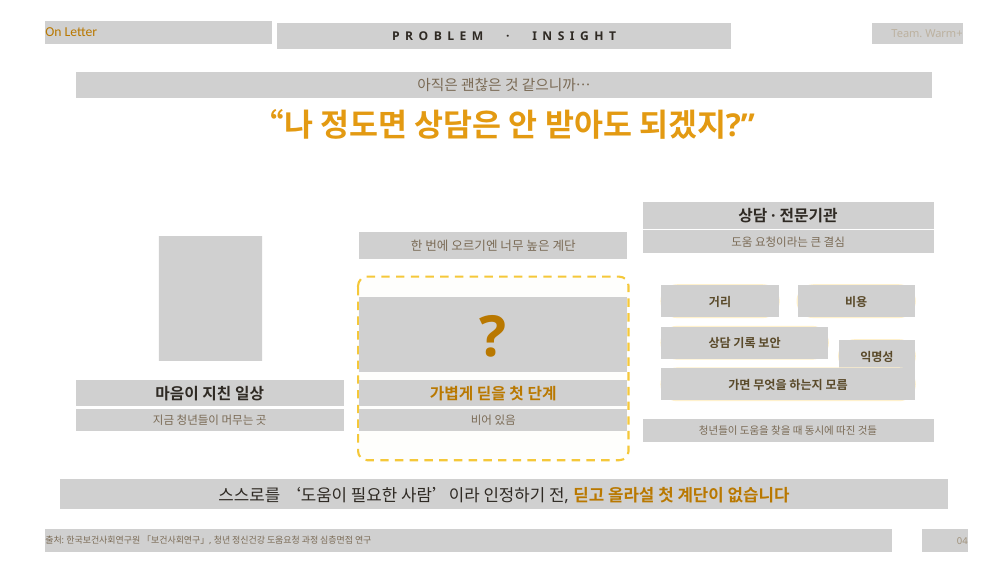
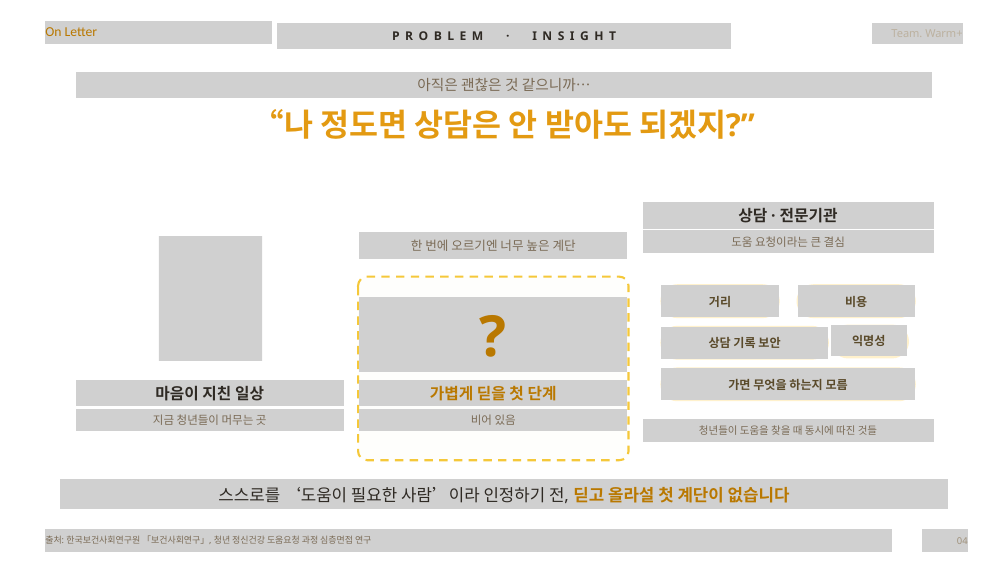
Before and after one commit to CSID-DGU/2026-2-OSSProj-Warmplus-05, a slide deck: slide 4 of Doc/1_2_OSSProj_05_웜플러스_수행계획발표자료.pptx. Drawn at 1008x567 pixels with LibreOffice and Linux fonts; fonts in the diff are those of the drawing; grey boxes stand for pictures; background and template pictures are left out. Boxes give left, top, right and bottom in pixels: in the first picture for what was removed or moved away, otherwise in the second. Text is boxed around its words. In the diff, an @@ line names an element or a change of style, - is before the commit and + after.

```diff
--- a/Doc/1_2_OSSProj_05_웜플러스_수행계획발표자료.pptx
+++ b/Doc/1_2_OSSProj_05_웜플러스_수행계획발표자료.pptx
@@ picture: place and size @@
-picture at <box>839,340,915,372</box>
+picture at <box>831,325,907,356</box>
@@ text "익명성": place and size @@
-text "익명성" at <box>860,351,893,362</box>
+text "익명성" at <box>852,335,885,346</box>
@@ freeform shape: place and size @@
-freeform shape at <box>839,340,915,372</box>
+freeform shape at <box>832,325,908,358</box>
```
Also in this commit, not shown: 5 other slides changed, 2 other files.
